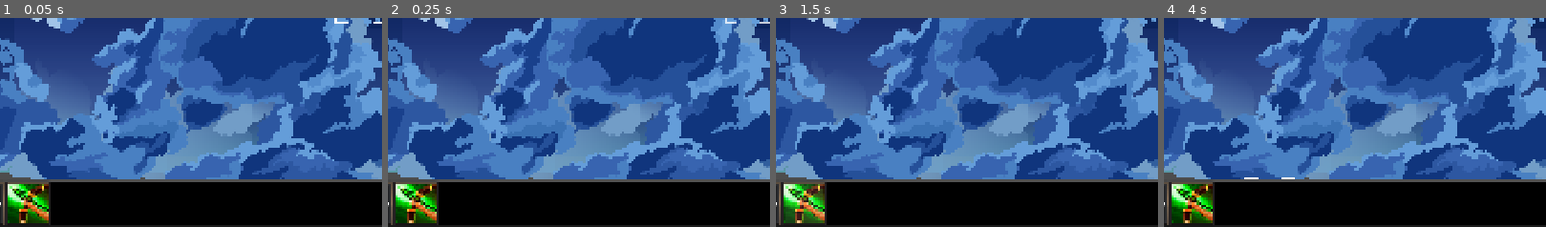
Above: before the commit, frames 1-4 (left to right).
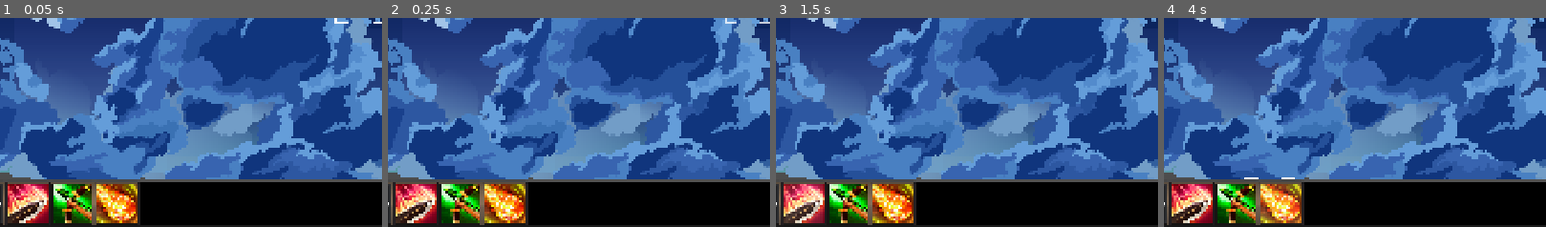
Above: after the commit, the same moments.

Repository: huxiaoou/hus-rpg-alpha
Game: Godot game, scene res://scenes/main.tscn
Two runs of this game, one before a commit and one after it. Both use one fixed random seed, a clock stepped at 60 frames per second and the inputs below.
Inputs (mouse positions are % of the whole screen's width and height, from its top left):
- Up to frame 1 (0.05 s): no input
- Up to frame 2 (0.25 s): no input
- Up to frame 3 (1.5 s): click "Move" (after the commit: "Move Make unit move in the ma…") at 0.5 s; click (9, 94) at 1.27 s
- Up to frame 4 (4 s): click (9, 94) at 2 s, where only the run after the commit has a clickable "Sword Basic attack for knight…"; click (15, 94) at 2.75 s, where only the run after the commit has a clickable "Bow Basic attack for archers."; click (21, 94) at 3.5 s, where only the run after the commit has a clickable "Fireball AOE attack for mages."
The pictures show only the part of the screen within x 5-55%, y 50-100%; the shares and areas given below are measured in that part.

The runs differ from the first frame. In frame 1, 6.4% of the frame differs, in the area x 2-37%, y 78-100%; in frame 2, 6.4%; in frame 3, 6.4%; in frame 4, 6.5%.

Commit message:
Add ability description

Diff:
--- a/scenes/abilities/ability_base.gd
+++ b/scenes/abilities/ability_base.gd
@@ -4,6 +4,7 @@
 
 @export var ability_id: String = ""
 @export var ability_name: String = ""
+@export var ability_description: String = ""
 @export var texture_normal: Texture2D
 @export var texture_hover: Texture2D
 @export var texture_press: Texture2D
--- a/scenes/abilities/ability_bow.tscn
+++ b/scenes/abilities/ability_bow.tscn
@@ -7,6 +7,9 @@
 
 [node name="AbilityBow" type="Node"]
 script = ExtResource("1_fw65g")
+ability_id = "ability_bow"
+ability_name = "Bow"
+ability_description = "Basic attack for archers."
 texture_normal = ExtResource("2_7y6br")
 texture_hover = ExtResource("3_3g12s")
 texture_press = ExtResource("4_3msnn")
--- a/scenes/abilities/ability_fireball.tscn
+++ b/scenes/abilities/ability_fireball.tscn
@@ -7,6 +7,9 @@
 
 [node name="AbilityFireball" type="Node"]
 script = ExtResource("1_tbcqm")
+ability_id = "ability_fireball"
+ability_name = "Fireball"
+ability_description = "AOE attack for mages."
 texture_normal = ExtResource("2_4wrbd")
 texture_hover = ExtResource("3_t6xwv")
 texture_press = ExtResource("4_4bkdm")
--- a/scenes/abilities/ability_move.tscn
+++ b/scenes/abilities/ability_move.tscn
@@ -9,6 +9,7 @@
 script = ExtResource("1_w8lu7")
 ability_id = "ability_move"
 ability_name = "Move"
+ability_description = "Make unit move in the map."
 texture_normal = ExtResource("2_6u8dh")
 texture_hover = ExtResource("3_5rrik")
 texture_press = ExtResource("4_2dyxb")
--- a/scenes/abilities/ability_sword.tscn
+++ b/scenes/abilities/ability_sword.tscn
@@ -7,6 +7,9 @@
 
 [node name="AbilitySword" type="Node"]
 script = ExtResource("1_1bwa0")
+ability_id = "ability_sword"
+ability_name = "Sword"
+ability_description = "Basic attack for knights."
 texture_normal = ExtResource("2_sp64x")
 texture_hover = ExtResource("3_q5yjy")
 texture_press = ExtResource("4_4swi4")
--- a/scenes/ui/button_ability.gd
+++ b/scenes/ui/button_ability.gd
@@ -25,7 +25,7 @@
 
 func set_up(ability: AbilityBase) -> void:
 	self.ability = ability
-	label_description.text = ability.ability_name
+	label_description.text = "%s\n%s" % [ability.ability_name, ability.ability_description]
 	texture_normal = ability.texture_normal
 	texture_hover = ability.texture_hover
 	texture_pressed = ability.texture_press
--- a/scenes/units/unit_test.tscn
+++ b/scenes/units/unit_test.tscn
@@ -1,10 +1,12 @@
-[gd_scene load_steps=7 format=3 uid="uid://bqwob2kmuchxg"]
+[gd_scene load_steps=9 format=3 uid="uid://bqwob2kmuchxg"]
 
 [ext_resource type="Script" uid="uid://epmx03egse45" path="res://scenes/units/unit_test.gd" id="1_ip78a"]
 [ext_resource type="SpriteFrames" uid="uid://emckyudplu5x" path="res://resources/sprite_frames/sprite_frames_valkyrie.tres" id="2_basw2"]
 [ext_resource type="PackedScene" uid="uid://dalshoc7gi076" path="res://scenes/abilities/director_abilities.tscn" id="3_lara0"]
 [ext_resource type="PackedScene" uid="uid://b3mfc486t6t6u" path="res://scenes/abilities/ability_move.tscn" id="4_basw2"]
+[ext_resource type="PackedScene" uid="uid://cknsx21bcgolb" path="res://scenes/abilities/ability_sword.tscn" id="5_gtr1m"]
 [ext_resource type="PackedScene" uid="uid://d2dlwxlof6euy" path="res://scenes/abilities/ability_bow.tscn" id="5_vd2bk"]
+[ext_resource type="PackedScene" uid="uid://dqcrr0rs48fxi" path="res://scenes/abilities/ability_fireball.tscn" id="7_ublqq"]
 
 [sub_resource type="RectangleShape2D" id="RectangleShape2D_ohhv2"]
 size = Vector2(118, 120)
@@ -27,6 +29,10 @@
 
 [node name="AbilityMove" parent="DirectorAbilities" instance=ExtResource("4_basw2")]
 
+[node name="AbilitySword" parent="DirectorAbilities" instance=ExtResource("5_gtr1m")]
+
 [node name="AbilityBow" parent="DirectorAbilities" instance=ExtResource("5_vd2bk")]
 
+[node name="AbilityFireball" parent="DirectorAbilities" instance=ExtResource("7_ublqq")]
+
 [connection signal="input_event" from="." to="." method="_on_input_event"]
